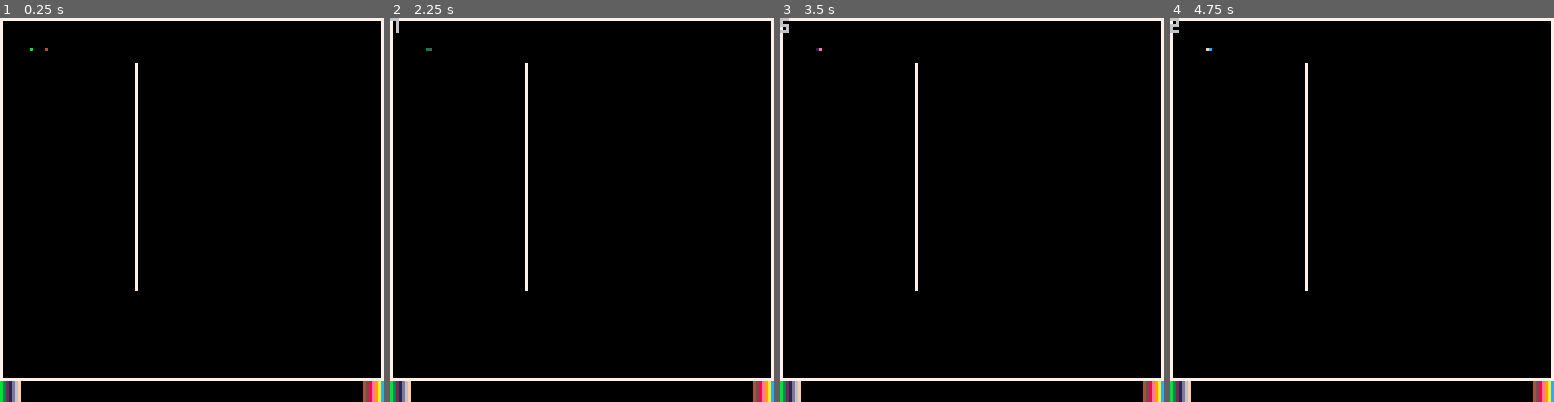
Above: before the commit, frames 1-4 (left to right).
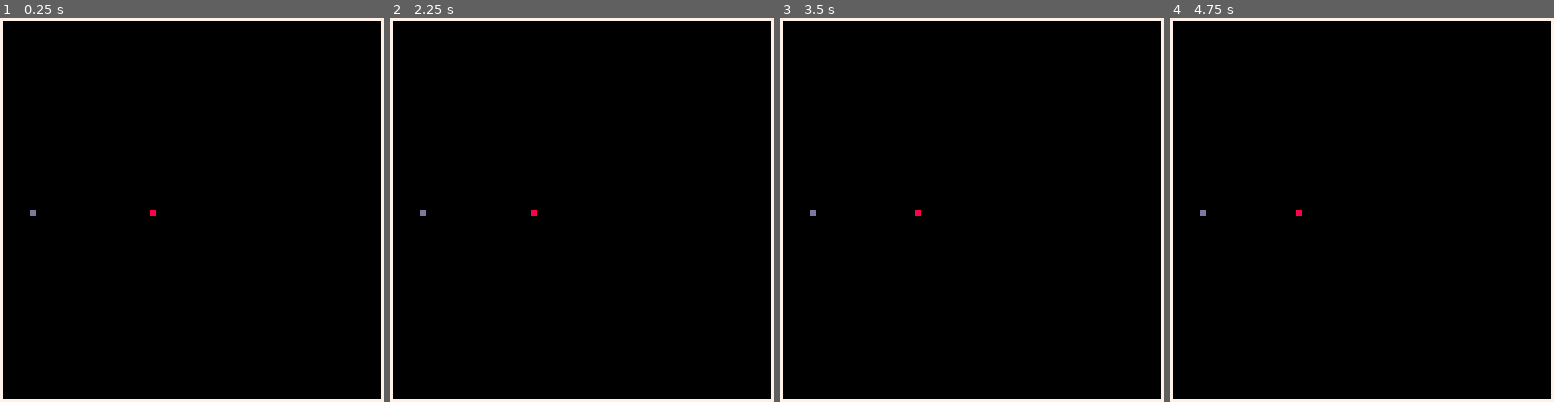
Above: after the commit, the same moments.

Repository: NCPCode/pico-battle
Game: PICO-8 cartridge pico-battle.p8
Two runs of this game, one before a commit and one after it. Both use one fixed random seed, a clock stepped at 60 frames per second and the inputs below.
Inputs:
- Up to frame 1 (0.25 s): no input
- Up to frame 2 (2.25 s): tap O (Z key) at 0.33, 0.7, 1.43, 2.22 s
- Up to frame 3 (3.5 s): hold Right from 2.87 s (still down); tap O (Z key) at 3.1 s
- Up to frame 4 (4.75 s): release Right at 3.53 s; tap O (Z key) at 3.98 s; hold Right 4.13-4.53 s

The runs differ from the first frame. In frame 1, 2.6% of the frame differs, in the area x 0-100%, y 7-100%; in frame 2, 2.6%; in frame 3, 2.6%; in frame 4, 2.7%, in the area x 0-100%, y 0-100%.

Commit message:
Make big robots

Diff:
--- a/pico-battle.p8
+++ b/pico-battle.p8
@@ -6,13 +6,8 @@
 function update0(x, y)
  robot = {
   dirc = 1,
-  instr = 1,
+  instr = 2,
  }
-
- if wget(x + 1, y) == 1 then
-  robot.instr = 0
- end
-
  return robot
 end
 -->8
@@ -24,11 +19,11 @@
   instr = 1,
  }
 
- if wget(x - 1, y) == 0 then
+ if wget(x - 1, y) == 0
+  or wget(x - 1, y - 1) == 0
+  then
+
   robot.instr = 0
-  debug = hget(x - 1, y)
- else
-  debug = nil
  end
 
  return robot
@@ -169,7 +164,7 @@
  arena = {
  	init = arena1_init,
   spawn = arena1_spawn,
-  length = 100,
+  length = 1000,
  	winner = most_bots_wins
  }
 
@@ -181,6 +176,9 @@
 
  team0 = {}
  team1 = {}
+
+	c0 = { 13, 12, 1 }
+ c1 = { 8, 14, 6 }
 
 	arena.init()
 	debug = nil
@@ -190,6 +188,7 @@
  local robot = {}
  robot.x = x
  robot.y = y
+ robot.hp = 8
  robot.data = {
   instr = -1,
   dirc = -1,
@@ -200,10 +199,16 @@
 
 function make_tile(x, y, group)
  if group == 0 then
- 	sset(x, y, 11)
+ 	sset(x, y, c0[1])
+ 	sset(x + 1, y, c0[1])
+ 	sset(x, y + 1, c0[1])
+ 	sset(x + 1, y + 1, c0[1])
   add(team0, make_robot(x, y))
  elseif group == 1 then
- 	sset(x, y, 4)
+ 	sset(x, y, c1[1])
+ 	sset(x + 1, y, c1[1])
+ 	sset(x, y + 1, c1[1])
+ 	sset(x + 1, y + 1, c1[1])
  	add(team1, make_robot(x, y))
  elseif group == 2 then
   sset(x, y, 7)
@@ -221,9 +226,6 @@
 
 	return false
 end
-
-local c0 = { 11, 3, 2, 1, 13, 6, 15 }
-local c1 = { 4, 5, 8, 14, 9, 10, 12 }
 
 function wget(x, y)
  local raw = sget(x, y)
@@ -262,14 +264,53 @@
  	 hit(vx, vy)
  	end
  elseif robot.instr == 1 then
-  if wget(vx, vy) == 3 then
-   local old = sget(core.x, core.y)
-   sset(core.x, core.y, 0)
-   core.x = vx
-   core.y = vy
-   sset(vx, vy, old)
-  end
- end
+  if robot.dirc == 0 then
+   if wget(vx, vy) != 3
+    or wget(vx, vy+1) != 3 then
+    return
+   end
+   move(core.x, core.y, -1, 0)
+   move(core.x, core.y+1, -1, 0)
+   move(core.x+1, core.y+1, -1, 0)
+   move(core.x+1, core.y, -1, 0)
+  elseif robot.dirc == 1 then
+   if wget(vx+1, vy) != 3
+    or wget(vx+1, vy+1) != 3 then
+    return
+   end
+   move(core.x+1, core.y, 1, 0)
+   move(core.x+1, core.y+1, 1, 0)
+   move(core.x, core.y+1, 1, 0)
+   move(core.x, core.y, 1, 0)
+  elseif robot.dirc == 2 then
+   if wget(vx, vy) != 3
+    or wget(vx+1, vy) != 3 then
+    return
+   end
+   move(core.x, core.y, 0, -1)
+   move(core.x+1, core.y, 0, -1)
+   move(core.x+1, core.y+1, 0, -1)
+   move(core.x, core.y+1, 0, -1)
+  elseif robot.dirc == 3 then
+   if wget(vx, vy+1) != 3
+    or wget(vx+1, vy+1) != 3 then
+    return
+   end
+   move(core.x, core.y+1, 0, 1)
+   move(core.x+1, core.y+1, 0, 1)
+   move(core.x, core.y, 0, 1)
+   move(core.x+1, core.y, 0, 1)
+  end
+
+  core.x = vx
+  core.y = vy
+ end
+end
+
+function move(x, y, dirx, diry)
+ local old = sget(x, y)
+ sset(x, y, 0)
+ sset(x + dirx, y + diry, old)
 end
 
 function hget(x, y)
@@ -277,25 +318,32 @@
   return nil
  end
 
- local current = sget(x, y)
- local tab = c0
+ local team = team0
  if wget(x, y) == 1 then
-  tab = c1
- end
- for i=1,7 do
-  if tab[i] == current then
-   return 8 - i
-  end
- end
+  team = team1
+ end
+
+ for r in all(team) do
+  if in_robot(r.x, r.y, x, y) then
+   return r.hp
+  end
+ end
+ return nil
+end
+
+function in_robot(rx, ry, x, y)
+ return
+  (rx == x and ry == y) or
+  (rx+1 == x and ry == y) or
+  (rx+1 == x and ry+1 == y) or
+  (rx == x and ry+1 == y)
 end
 
 function hit(x, y)
- if wget(x, y) != 0 and
-  wget(x, y) != 1 then
+ if wget(x, y) >= 2 then
   return
  end
 
- local index = 0
  local tab = c0
  local team = team0
  if wget(x, y) == 1 then
@@ -305,27 +353,35 @@
 
  local rob = nil
  for robby in all(team) do
-  if robby.x == x and
-   robby.y == y then
+  if in_robot(robby.x,
+   robby.y, x, y) then
 
    rob = robby
    break
   end
  end
 
- local current = sget(x, y)
- for i=1,7 do
-  if tab[i] == current then
-   index = i
-   break
-  end
- end
-
- if index == 7 then
-  sset(x, y, 0)
+ rob.hp -= 1
+ if rob.hp <= 0 then
+  sset(rob.x, rob.y, 0)
+  sset(rob.x+1, rob.y, 0)
+  sset(rob.x+1, rob.y+1, 0)
+  sset(rob.x, rob.y+1, 0)
   del(team, rob)
  else
-  sset(x, y, tab[index + 1])
+  local p = rob.hp % 4
+  local col =  sget(rob.x+(p%2),
+   rob.y+flr(p/2))
+  for c=1, #tab do
+   if tab[c] == col then
+    col = c
+    break
+   end
+  end
+
+  sset(rob.x + (p%2),
+   rob.y + flr(p/2),
+   tab[col+1])
  end
 end
 
@@ -398,78 +454,23 @@
 
 -- don't touch!
 
-function set_line(x, s, f, c)
- for y=s,f do
-  sset(x, y, c)
- end
-end
-
-function cprog_bottom()
- set_line(0, 121, 127, 11)
- set_line(1, 121, 127, 3)
- set_line(2, 121, 127, 2)
- set_line(3, 121, 127, 1)
- set_line(4, 121, 127, 13)
- set_line(5, 121, 127, 6)
- set_line(6, 121, 127, 15)
-
- set_line(121, 121, 127, 4)
- set_line(122, 121, 127, 5)
- set_line(123, 121, 127, 8)
- set_line(124, 121, 127, 14)
- set_line(125, 121, 127, 9)
- set_line(126, 121, 127, 10)
- set_line(127, 121, 127, 12)
-end
-
 function arena1_init()
 	for x=0, 127 do
 	 make_tile(x, 0, 2)
-	 make_tile(x, 120, 2)
+	 make_tile(x, 127, 2)
 	end
 
- for y=0, 120 do
+ for y=0, 127 do
   make_tile(0, y, 2)
   make_tile(127, y, 2)
  end
 
- make_tile(10, 10, 0)
- make_tile(15, 10, 1)
-
- for y=15, 90 do
-  make_tile(45, y, 2)
- end
-
- cprog_bottom()
+ make_tile(10, 64, 0)
+ make_tile(50, 64, 1)
 end
 
 function arena1_spawn(turn)
- if turn % 10 != 0 or turn == 0 then
-  return
- end
-
- local quant = flr(rnd(5))
- for i=0, 1 do
-  for counter=1, quant do
-   local x = 1 + flr(rnd(63)) + 63*i
-   local y = flr(rnd(119)) + 1
-
-   if wget(x, y) == 2 then
-    counter -= 1
-    -- no continues :(
-   else
-    local robby = make_robot(x, y)
-
-    if wget(x, y) < 2 then
-     for count=1, hget(x, y) do
-      hit(x, y)
-     end
-    end
-
-    make_tile(x, y, i)
-   end
-  end
- end
+
 end
 
 function most_bots_wins()
Not shown, changed: 134 lines of the sprite sheet (__gfx__) section of pico-battle.p8
